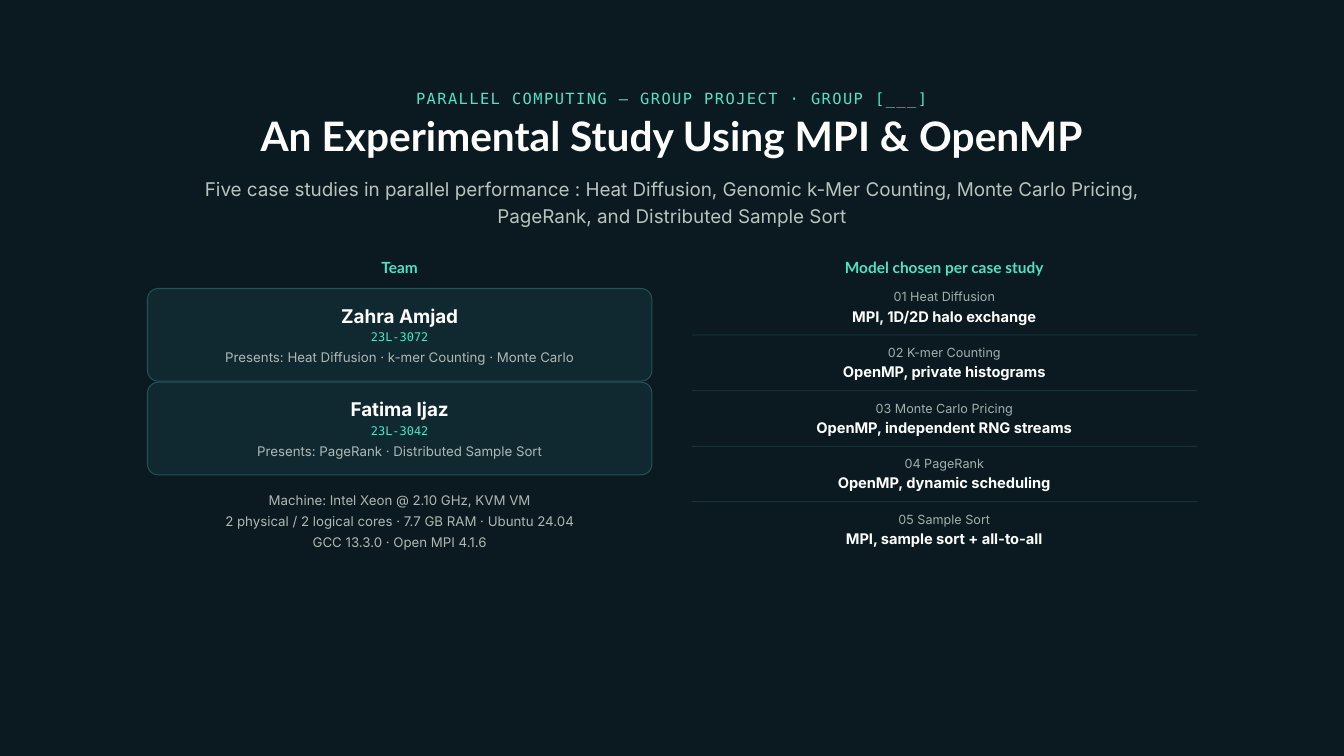
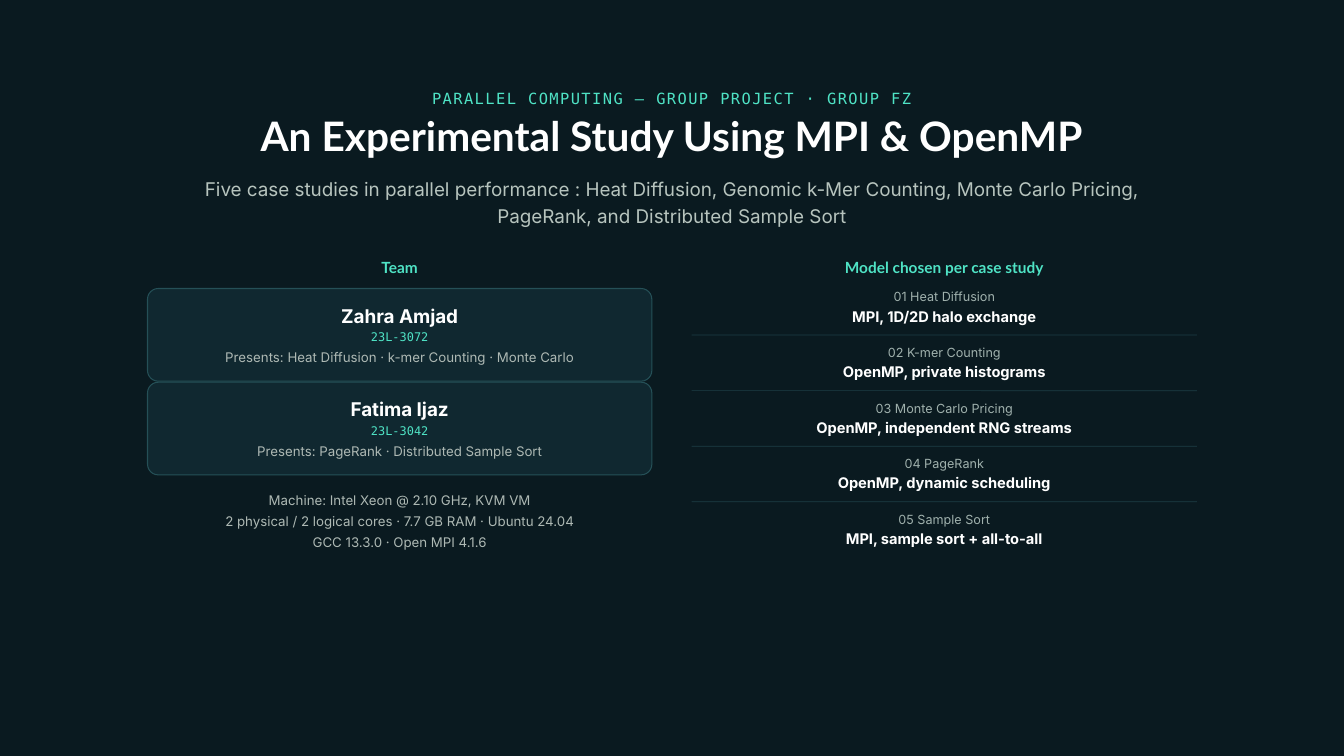
Before and after one commit to Fatima-Ijaz/ParaForge-HPC-Kernel-Suite-, a slide deck: slide 1 of docs/study-slides.pptx. Drawn at 1344x756 pixels with LibreOffice and Linux fonts; fonts in the diff are those of the drawing. Boxes give left, top, right and bottom in pixels: in the first picture for what was removed or moved away, otherwise in the second. Text is boxed around its words. In the diff, an @@ line names an element or a change of style, - is before the commit and + after.

Commit message:
Docs: set group name on report and slides

```diff
--- a/docs/study-slides.pptx
+++ b/docs/study-slides.pptx
@@ text at box(432, 92, 911, 104): text changed @@
-PARALLEL COMPUTING — GROUP PROJECT · GROUP [___]
+PARALLEL COMPUTING — GROUP PROJECT · GROUP FZ
```
Also in this commit, not shown: 3 other files.
